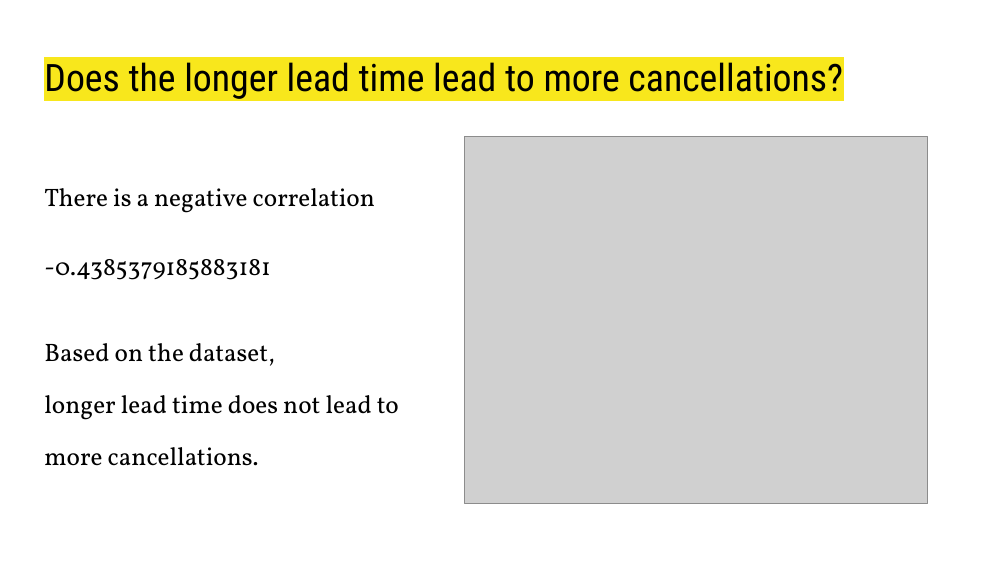
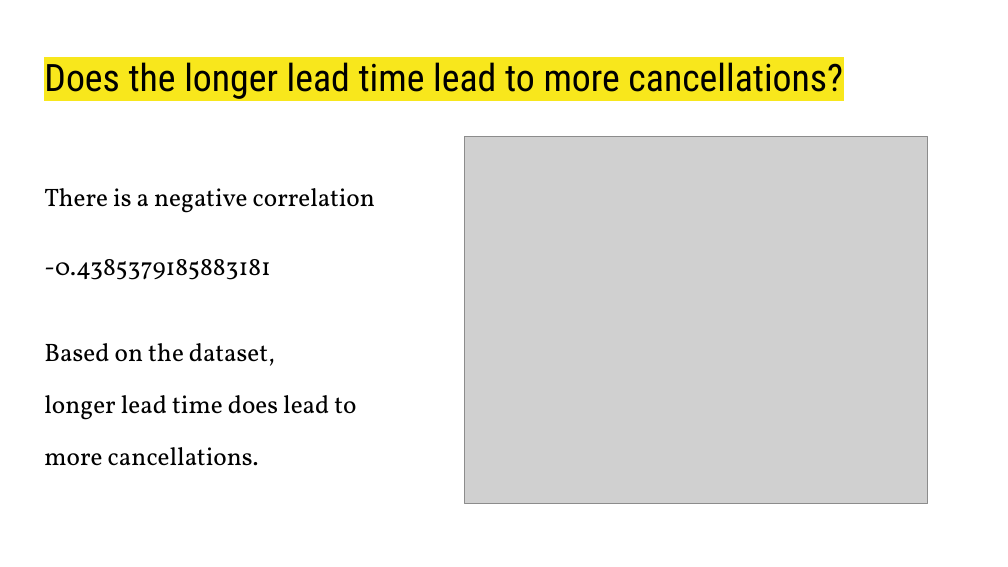
Before and after one commit to domivillacis/Hotel_reservations_analysis, a slide deck: slide 15 of Hotel_Reservations.pptx. Drawn at 1008x567 pixels with LibreOffice and Linux fonts; fonts in the diff are those of the drawing; grey boxes stand for pictures. Boxes give left, top, right and bottom in pixels: in the first picture for what was removed or moved away, otherwise in the second. Text is boxed around its words. In the diff, an @@ line names an element or a change of style, - is before the commit and + after.

```diff
--- a/Hotel_Reservations.pptx
+++ b/Hotel_Reservations.pptx
@@ text at (44, 395, 356, 420): text changed @@
-longer lead time does not lead to
+longer lead time does lead to
```
Also in this commit, not shown: 1 other slide changed, 11 slides added.
